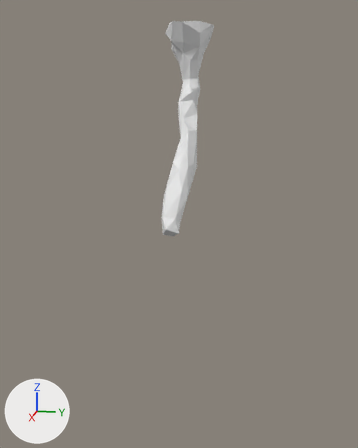
The Blender file Assets/Assets/toho.blend as it was, and as the next commit left it.
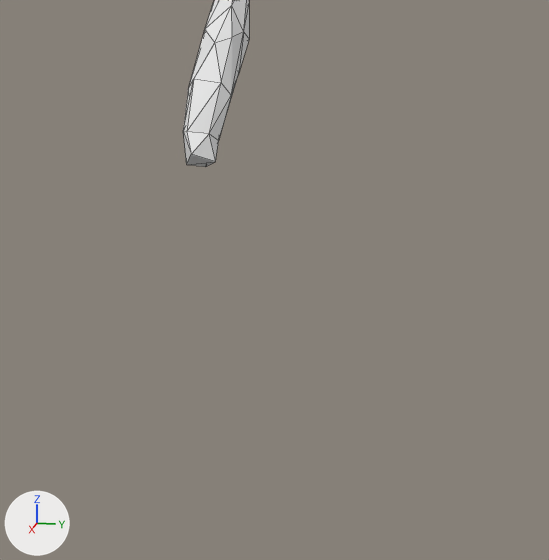
Each version is shown whole from a 50 mm camera at (34.1, 1.2, 6.3) aimed at (5.6, -4.5, -0.9), then close up on the part from 18% to 100% of the width and 33% to 100% of the height. Lighting does not change. The marker at lower left points along +X, +Y and +Z. The close-ups show mesh edges as thin lines.
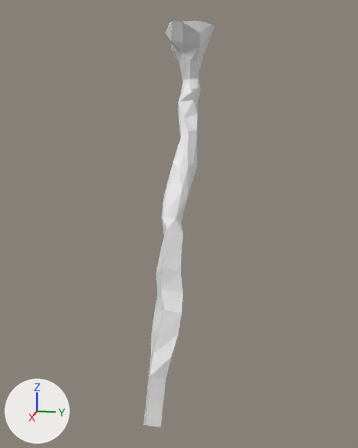
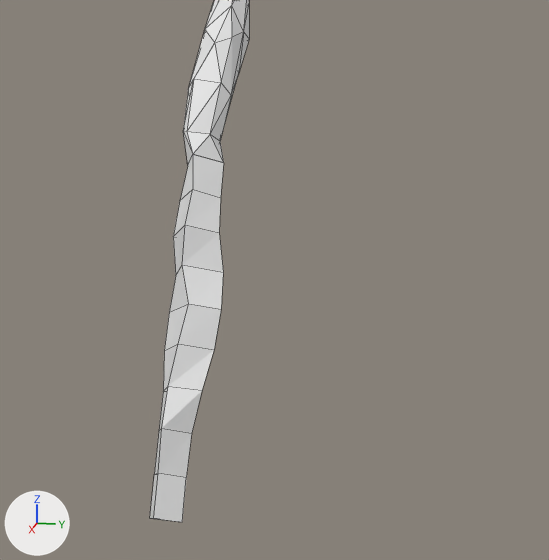
Where the change shows, as pixel boxes (x1, y1, x2, y2) in the close-ups (549 x 560 px):
'Circle', reshaped
    before: (183, 0, 249, 167)
    after: (150, 0, 249, 522)
part 1 of me_circle, built on
    before: (184, 87, 235, 167)
    after: (150, 87, 235, 522)

The edits, one by one:
me_circle is used by ob_circle; location (0.0, -4.9, 5.58).
me_circle had 125 vertices, 216 faces, 1 loose edge and spanned x -1.74..6.46, y -1.64..1.63, z -7.27..5.64.
me_circle now has 165 vertices, 256 faces, 1 loose edge and spans x -1.74..12.51, y -1.64..1.63, z -16.15..5.64.
Part 1, on me_circle:
2 faces are deleted.
6 vertices move from x 5.42..6.46, y -0.57..0.45, z -7.27..-6.09 to x 5.41..6.49, y -0.53..0.72, z -7.34..-6.09.
40 vertices are added at x 5.45..12.51, y -0.74..1.24, z -16.15..-6.61.
42 new faces join them.
